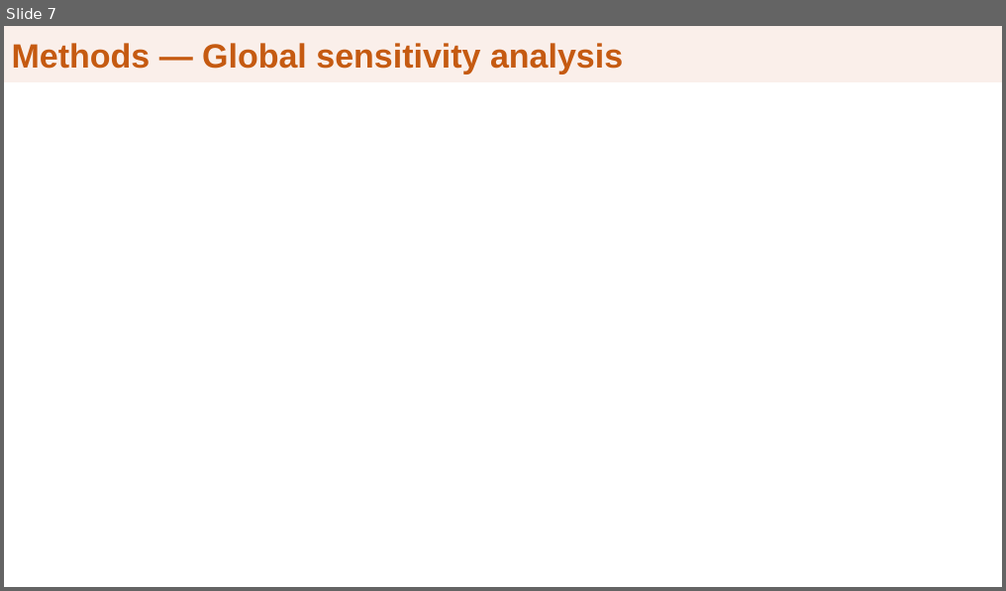
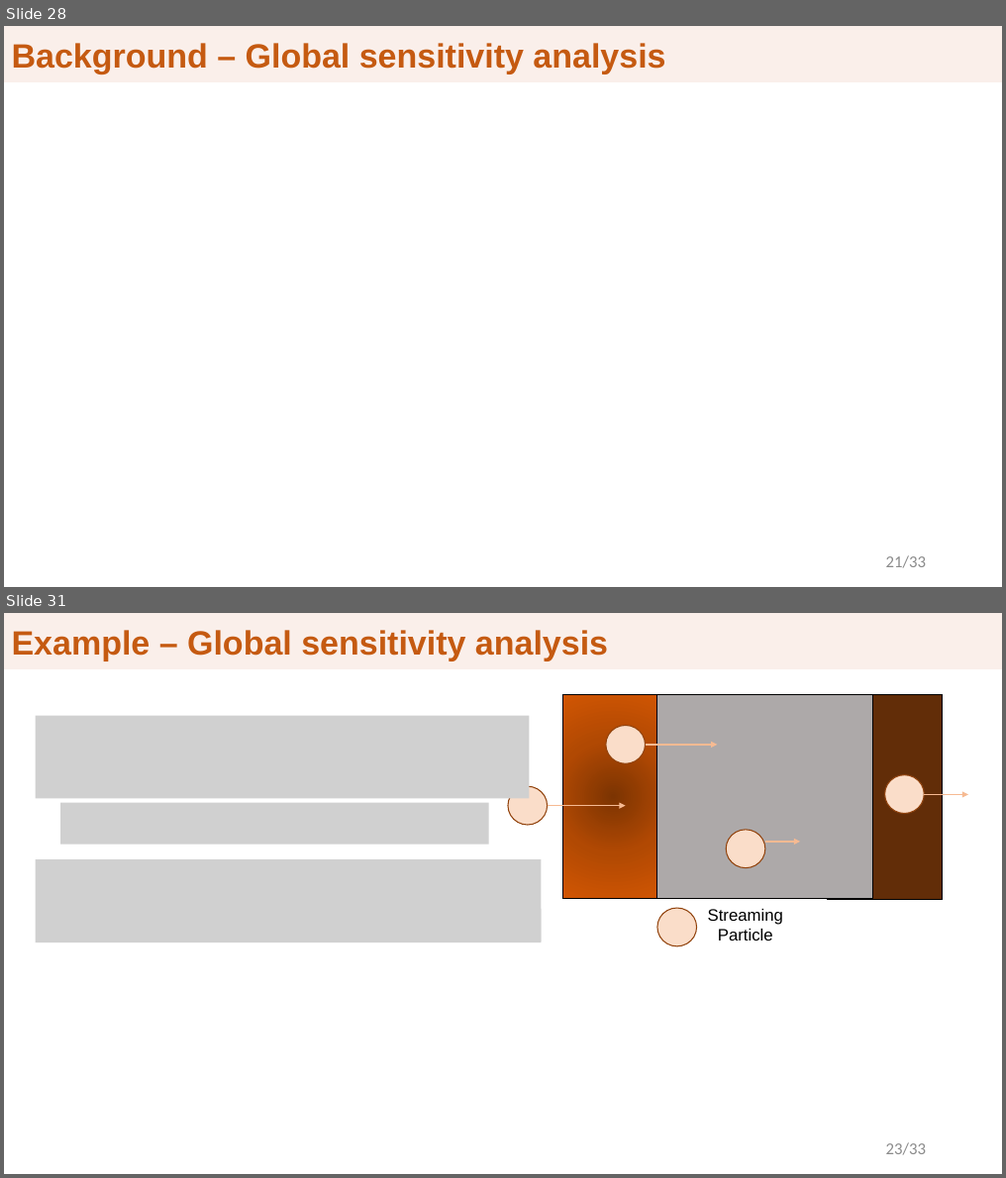
Before and after one commit to clemekay/preliminary-exam, a slide deck: Prelim_presentation.pptx. Shown one above the other, each under a label of ours: slide 7 before the commit, slides 28 and 31 after it; the slides between them are not shown. The pictures are 1006x591 and 1006x1178 pixels, drawn with LibreOffice and Linux fonts; fonts in the diff are those of the drawing; grey boxes stand for pictures; background and template pictures are left out. Boxes give left, top, right and bottom in pixels: in the first picture for what was removed or moved away, otherwise in the second. Text is boxed around its words. In the diff, an @@ line names an element or a change of style, - is before the commit and + after.

```diff
--- a/Prelim_presentation.pptx
+++ b/Prelim_presentation.pptx
@@ slide 31 added at (4,613,1002,1174), background #FFFFFF; not listed: 1 template element that a slide beside it also shows @@
@@ title added at (4,613,985,668), fill #FAEFEA, outline #FAEFEA 0.75 pt, 32.4 pt, text #C55A11, bold @@
+Example – Global sensitivity analysis
@@ rectangle added at (562,694,663,900), fill gradient #7D3402 to #B14A03 to #D35703, outline #000000 1 pt @@
@@ rectangle added at (657,694,873,900), fill #ADA9A9, outline #000000 1 pt @@
@@ rectangle added at (828,694,943,900), fill #622D08, outline #000000 1 pt @@
@@ picture added at (36,716,530,799) @@
@@ ellipse added at (606,725,645,763), fill #FADDC9, outline #92430D 1 pt @@
@@ arrow added from (646, 745) to (718, 745), #F6BA92 1.5 pt @@
@@ ellipse added at (508,786,547,825), fill #FADDC9, outline #92430D 1 pt @@
@@ ellipse added at (885,775,924,814), fill #FADDC9, outline #92430D 1 pt @@
@@ picture added at (60,802,489,845) @@
@@ arrow added from (548, 805) to (626, 805), #F6BA92 1.5 pt @@
@@ arrow added from (924, 795) to (968, 795), #F6BA92 1.5 pt @@
@@ ellipse added at (727,830,765,867), fill #FADDC9, outline #92430D 1 pt @@
@@ arrow added from (765, 842) to (801, 842), #F6BA92 1.5 pt @@
@@ picture added at (36,861,542,943) @@
@@ picture added at (341,909,542,942) @@
@@ ellipse added at (657,908,696,947), fill #FADDC9, outline #92430D 1 pt @@
@@ text added at (708,909,783,941), 16 pt, text #000000 @@
+Streaming Particle
@@ text added at (886,1143,926,1156), 16 pt, text #8C8C8C @@
+23/33
@@ what was slide 7 is now slide 28 @@
@@ slide 28 changed as well @@
@@ title "Background – Global sensitivity analysis": place and size @@
-title "Background – Global sensitivity analysis" at (4,26,870,81)
+title "Background – Global sensitivity analysis" at (4,26,990,81)
@@ title at (12,43,665,75): text changed @@
-Methods — Global sensitivity analysis
+Background – Global sensitivity analysis
@@ text added at (886,556,926,569), 16 pt, text #8C8C8C @@
+21/33
```
Also in this commit, not shown: 7 other slides changed, 41 other slides added, 6 slides removed, 1 other file.
